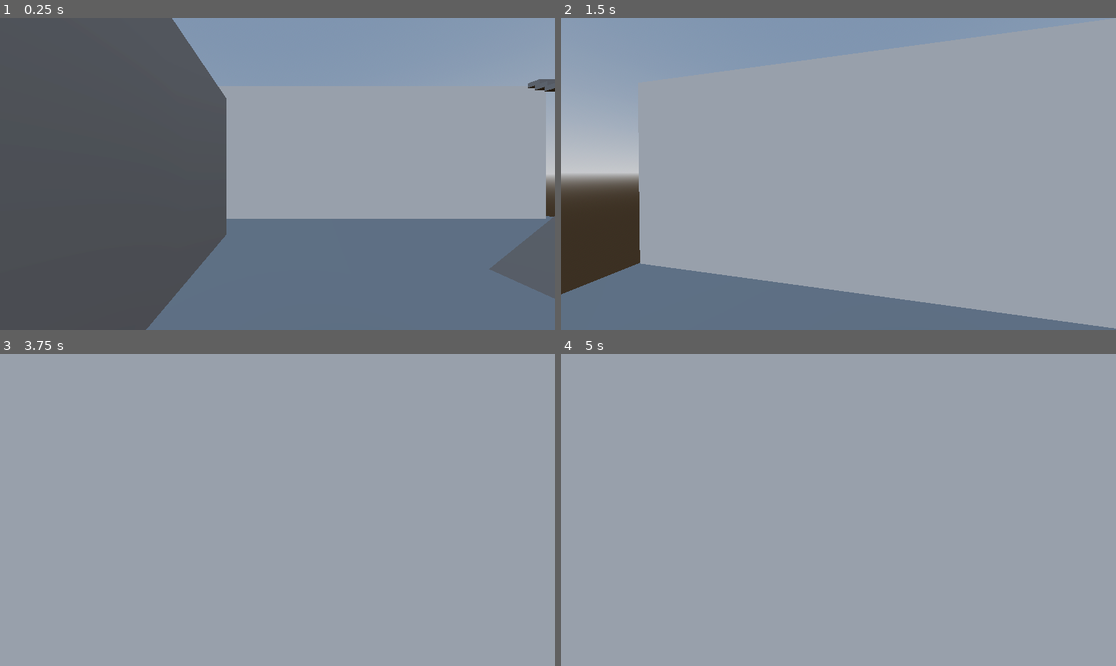
Above: before the commit, frames 1-4 (two rows, left to right).
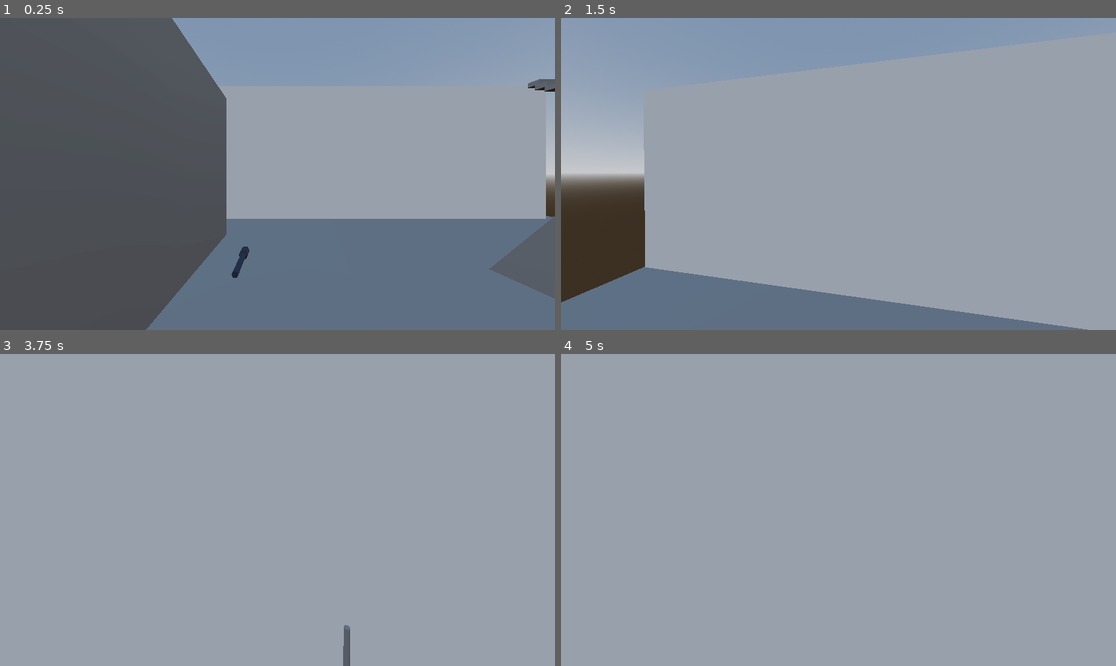
Above: after the commit, the same moments.

Repository: septabit/Stun-Zeed
Game: Godot game, scene res://Scenes/world.tscn
Same seed, same stepped clock (60 frames per second), same inputs: the game is played once before the commit and once after it.
Inputs (mouse positions are in pixels of both pictures, inside the frame that each line leads up to):
- Up to frame 1 (0.25 s): no input
- Up to frame 2 (1.5 s): tap Enter (ui_accept) at 0.5 s; move the mouse to (866, 174) at 0.52 s; press the mouse at (866, 174) at 0.53 s; hold W (Forward) from 0.53 s (still down); tap E (Pick Up) at 0.6 s; tap Space (Jump) at 0.77, 1.07 s; move the mouse to (810, 174) at 1.27 s; release the mouse at (810, 174) at 1.28 s; click (810, 174) at 1.35 s
- Up to frame 3 (3.75 s): keep holding W (Forward); tap Space (Jump) at 1.52, 1.82, 2.3, 2.85, 3.02, 3.32 s; right-click (249, 510) at 1.55 s; move the mouse to (288, 503) at 2.02 s; hold Right mouse button (SecondaryFire) 2.03-2.78 s; tap Enter (ui_accept) at 2.75, 3.5 s; move the mouse to (271, 516) at 2.77 s; click (271, 516) at 2.92 s; tap E (Pick Up) at 3.05 s; move the mouse to (316, 513) at 3.52 s; hold Ctrl (Crouch) from 3.53 s (still down)
- Up to frame 4 (5 s): keep holding W (Forward); tap Space (Jump) at 3.77, 4.07, 4.52, 4.82 s; click (877, 513) at 3.8 s; tap Enter (ui_accept) at 4.25 s; move the mouse to (794, 506) at 4.27 s; release Ctrl (Crouch) at 4.28 s; tap G (Drop) at 4.35 s; right-click (794, 506) at 4.55 s

The runs differ from the first frame. In frame 1, 0.1% of the frame differs, in the area x 41-45%, y 73-84%; in frame 2, 1.8%, in the area x 0-100%, y 8-100%; in frame 3, 0.2%; in frame 4, nothing differs.
Error before the commit: Invalid call. Nonexistent function 'removeOwnership' in base 'Nil'. (res://Scripts/entities/WeaponManager.gd:65)
Error after the commit: Invalid call. Nonexistent function 'prim_fire' in base 'Nil'. (res://Scripts/entities/WeaponManager.gd:71)

Commit message:
modified:   Objects/player_obj.tscn 	modified:   Objects/weapons/w_flashlight.gd 	modified:   Scenes/world.tscn 	modified:   Scripts/entities/WeaponManager.gd 	modified:   Scripts/playerObj.gd

Diff:
--- a/Objects/player_obj.tscn
+++ b/Objects/player_obj.tscn
@@ -17,6 +17,8 @@
 
 [node name="playerObj" type="CharacterBody3D"]
 transform = Transform3D(1, 0, 0, 0, 1, 0, 0, 0, 1, -0.0195868, 2.52214, 0.0131612)
+collision_layer = 2
+collision_mask = 3
 wall_min_slide_angle = 1.33867
 script = ExtResource("1_mipsp")
 
@@ -36,6 +38,9 @@
 target_position = Vector3(0, 0, -5)
 collision_mask = 4
 
+[node name="weaponPOS" type="Node3D" parent="playerView/playerCamera"]
+transform = Transform3D(1, 0, 0, 0, 1, 0, 0, 0, 1, 0.429619, -0.56384, -0.780245)
+
 [node name="playerTorsoModel" type="MeshInstance3D" parent="playerView"]
 
 [node name="AnimationPlayer" type="AnimationPlayer" parent="playerView/playerTorsoModel"]
@@ -43,15 +48,13 @@
 [node name="WeaponManager" type="Node3D" parent="playerView"]
 script = ExtResource("2_0bh3k")
 
-[node name="weaponPOS" type="Node3D" parent="playerView/WeaponManager"]
-transform = Transform3D(1, 0, 0, 0, 1, 0, 0, 0, 1, 0.429619, -0.56384, -0.780245)
-
 [node name="headBonker" type="RayCast3D" parent="."]
 transform = Transform3D(1, 0, 0, 0, 1, 0, 0, 0, 1, 0, 0.166374, 0)
 target_position = Vector3(0, 1, 0)
 
 [node name="floorSnapBelow" type="RayCast3D" parent="."]
-transform = Transform3D(1, 0, 0, 0, 1, 0, 0, 0, 1, 0, -0.997266, 0)
+transform = Transform3D(1, 0, 0, 0, 1, 0, 0, 0, 1, 0, -1, 0)
+visible = false
 target_position = Vector3(0, -0.5, 0)
 
 [node name="CanvasLayer" type="CanvasLayer" parent="."]
@@ -65,8 +68,7 @@
 shape = SubResource("SeparationRayShape3D_shxy6")
 
 [node name="MeshInstance3D" type="MeshInstance3D" parent="floorSeperationRayF"]
-transform = Transform3D(0.999998, -1.75261e-21, -4.9738e-14, -5.68434e-14, -4.37113e-08, -0.999998, -5.0822e-21, 0.999998, -4.37113e-08, 0, 3.57628e-07, 0.226422)
-visible = false
+transform = Transform3D(0.999998, -4.92076e-22, -4.26326e-14, -4.9738e-14, -4.37113e-08, -0.999998, -4.65868e-21, 0.999998, -4.37113e-08, 0, 2.38419e-07, 0.25011)
 mesh = SubResource("CylinderMesh_vqiyj")
 
 [node name="RayCast3D" type="RayCast3D" parent="floorSeperationRayF"]
@@ -78,8 +80,7 @@
 shape = SubResource("SeparationRayShape3D_shxy6")
 
 [node name="MeshInstance3D" type="MeshInstance3D" parent="floorSeperationRayL"]
-transform = Transform3D(0.999998, -1.75261e-21, -4.9738e-14, -5.68434e-14, -4.37113e-08, -0.999998, -5.0822e-21, 0.999998, -4.37113e-08, 0, 3.57628e-07, 0.226422)
-visible = false
+transform = Transform3D(0.999998, -4.92076e-22, -4.26326e-14, -4.9738e-14, -4.37113e-08, -0.999998, -4.65868e-21, 0.999998, -4.37113e-08, 0, 2.38419e-07, 0.25011)
 mesh = SubResource("CylinderMesh_vqiyj")
 
 [node name="RayCast3D" type="RayCast3D" parent="floorSeperationRayL"]
@@ -91,8 +92,7 @@
 shape = SubResource("SeparationRayShape3D_shxy6")
 
 [node name="MeshInstance3D" type="MeshInstance3D" parent="floorSeperationRayR"]
-transform = Transform3D(0.999998, -1.75261e-21, -4.9738e-14, -5.68434e-14, -4.37113e-08, -0.999998, -5.0822e-21, 0.999998, -4.37113e-08, 0, 3.57628e-07, 0.226422)
-visible = false
+transform = Transform3D(0.999998, -4.92076e-22, -4.26326e-14, -4.9738e-14, -4.37113e-08, -0.999998, -4.65868e-21, 0.999998, -4.37113e-08, 0, 2.38419e-07, 0.25011)
 mesh = SubResource("CylinderMesh_vqiyj")
 
 [node name="RayCast3D" type="RayCast3D" parent="floorSeperationRayR"]
--- a/Objects/weapons/w_flashlight.gd
+++ b/Objects/weapons/w_flashlight.gd
@@ -9,6 +9,7 @@
 var isHeld = false
 var itemOwner = null
 var itemSlot = null
+var itemSlotPOS = null
 
 # Called when the node enters the scene tree for the first time.
 func _ready():
@@ -20,16 +21,18 @@
 
 func updatePOS():
 	if itemOwner != null:
-		$self.position = itemOwner.weaponPOS
+		position = itemSlotPOS.global_position
+		basis = itemSlotPOS.global_basis
 
-
-func updateOwnership(player):
+func updateOwnership(player, weaponPOSNode):
 	itemOwner = player
+	itemSlotPOS = weaponPOSNode
 	isHeld = true
 
 func removeOwnership(player):
 	itemOwner = null
 	isHeld = false
+	itemSlotPOS = null
 
 # Called every frame. 'delta' is the elapsed time since the previous frame.
 func _process(delta):
--- a/Scenes/world.tscn
+++ b/Scenes/world.tscn
@@ -76,6 +76,16 @@
 [node name="CollisionShape3D" type="CollisionShape3D" parent="stage/testlevel_a/Wall2/StaticBody3D"]
 shape = SubResource("ConcavePolygonShape3D_eiqgx")
 
+[node name="Wall4" type="MeshInstance3D" parent="stage/testlevel_a"]
+transform = Transform3D(5.94879, 0, 0, 0, 2.78312, -3.48716, 0, 2.89797, 3.34899, 6.70058, -0.723386, 5.33478)
+mesh = SubResource("BoxMesh_21vbi")
+skeleton = NodePath("../../..")
+
+[node name="StaticBody3D" type="StaticBody3D" parent="stage/testlevel_a/Wall4"]
+
+[node name="CollisionShape3D" type="CollisionShape3D" parent="stage/testlevel_a/Wall4/StaticBody3D"]
+shape = SubResource("ConcavePolygonShape3D_eiqgx")
+
 [node name="Wall3" type="MeshInstance3D" parent="stage/testlevel_a"]
 transform = Transform3D(5.94879, 0, 0, 0, 4.01796, 0, 0, 0, 4.83488, -4.50379, 3.02709, -2.24394)
 mesh = SubResource("BoxMesh_21vbi")
@@ -84,6 +94,16 @@
 [node name="StaticBody3D" type="StaticBody3D" parent="stage/testlevel_a/Wall3"]
 
 [node name="CollisionShape3D" type="CollisionShape3D" parent="stage/testlevel_a/Wall3/StaticBody3D"]
+shape = SubResource("ConcavePolygonShape3D_eiqgx")
+
+[node name="Wall5" type="MeshInstance3D" parent="stage/testlevel_a"]
+transform = Transform3D(5.94879, 0, 0, 0, 4.01796, 0, 0, 0, 4.83488, -4.50379, 2.00599, 4.80287)
+mesh = SubResource("BoxMesh_21vbi")
+skeleton = NodePath("../../..")
+
+[node name="StaticBody3D" type="StaticBody3D" parent="stage/testlevel_a/Wall5"]
+
+[node name="CollisionShape3D" type="CollisionShape3D" parent="stage/testlevel_a/Wall5/StaticBody3D"]
 shape = SubResource("ConcavePolygonShape3D_eiqgx")
 
 [node name="AnimatableBody3D" type="AnimatableBody3D" parent="stage/testlevel_a"]
@@ -424,9 +444,6 @@
 [node name="objects" type="Node3D" parent="."]
 
 [node name="playerObj" parent="objects" instance=ExtResource("2_ddd3i")]
-
-[node name="w_flashlight" parent="objects" instance=ExtResource("5_hepui")]
-transform = Transform3D(4.55794, 0, 0, 0, 4.55794, 0, 0, 0, 4.55794, 4.62714, 7.36692, -3.40621)
 
 [node name="env" type="Node3D" parent="."]
 
@@ -437,3 +454,6 @@
 
 [node name="WorldEnvironment" type="WorldEnvironment" parent="env"]
 environment = SubResource("Environment_hhscg")
+
+[node name="w_flashlight" parent="." instance=ExtResource("5_hepui")]
+transform = Transform3D(1, 0, 0, 0, 1, 0, 0, 0, 1, -1.1493, 4.76837e-07, -4.81453)
--- a/Scripts/entities/WeaponManager.gd
+++ b/Scripts/entities/WeaponManager.gd
@@ -3,6 +3,7 @@
 @onready var animPlayer = $"../playerTorsoModel/AnimationPlayer"
 @onready var itemGrabber = $"../playerCamera/itemGrabber"
 @onready var lab = $"../../CanvasLayer/Label"
+@onready var weaponPOS = $"../playerCamera/weaponPOS"
 
 var currWeapon
 var currWeaponSlot = 0
@@ -58,7 +59,7 @@
 		#Checks pickup raycast, if it's there, add ownership to the item  and add to item inventory
 		var itemStore = itemGrabber.get_collider()
 		WeaponSlots[WeaponSlotsIndex[currWeaponSlot]]  = itemStore
-		itemStore.updateOwnership($self)
+		itemStore.updateOwnership($"../..", weaponPOS) #update to playerobj
 
 func drop_Item():
 	#Removes the ownership on the item, then removes the item from inventory.
@@ -67,10 +68,10 @@
 
 
 func prim_fire():
-	pass
+	WeaponSlots[WeaponSlotsIndex[currWeaponSlot]].prim_fire()
 
 func sec_fire():
-	pass
+	WeaponSlots[WeaponSlotsIndex[currWeaponSlot]].sec_fire()
 
 func prim_fire_stop():
 	pass
--- a/Scripts/playerObj.gd
+++ b/Scripts/playerObj.gd
@@ -9,13 +9,9 @@
 @onready var playerViewCamera = $playerView/playerCamera
 @onready var pcap = $CollisionShape #player capsule.
 @onready var headBonker = $headBonker
-@onready var floorSnapBelow = $floorSnapBelow
 @onready var weaponManager = $playerView/WeaponManager
 
-
 #Player States
-
-
 
 #Head States
 var legStates =  {
@@ -28,8 +24,6 @@
 	"torsoCAST":["torsoIDLE"],
 }
 
-
-
 enum {
 	legIDLE,
 	legRUN,
@@ -40,7 +34,6 @@
 	legCROUCHJUMP,
 }
 
-
 var playerTorsoState = "torsoIDLE"
 var playerLegState = legIDLE
 #======================================
@@ -48,9 +41,6 @@
 #======================================
 var playerHeight = 1.5
 var playerHeightCrouch = 0.5
-
-
-
 
 #======================================
 # Movement Variables
@@ -109,8 +99,6 @@
 		playerViewCamera.rotate_x(-event.relative.y * playerSens)
 		playerViewCamera.rotation.x = clamp(playerViewCamera.rotation.x, deg_to_rad(-80), deg_to_rad(80))
 
-
-
 func _physics_process(delta):
 
 	#Do playerchecks
@@ -130,8 +118,6 @@
 	var pos = Vector3.ZERO
 	pos.y = sin(time * bobFreq) * bobAmp
 	return pos
-
-
 
 func process_input(delta):
 	# Handle jump.
@@ -163,12 +149,10 @@
 		weaponManager.pickup_Item()
 
 	if Input.is_action_pressed("PrimaryFire"):
-		pass
-		#primary_fire()
+		weaponManager.prim_fire()
 
 	if Input.is_action_pressed("SecondaryFire"):
-		pass
-		#secondary_fire()
+		weaponManager.sec_fire()
 
 	if Input.is_action_just_pressed("Drop"):
 		weaponManager.drop_Item()
@@ -182,7 +166,6 @@
 
 	input_dir = Input.get_vector("Left", "Right", "Forward", "Backward")
 	direction = (playerView.transform.basis * Vector3(input_dir.x, 0, input_dir.y)).normalized()
-
 
 func process_movement(delta):
 	if not is_on_floor():
@@ -263,7 +246,6 @@
 
 	#weapon pickup
 
-
 func process_flags():
 	headBonk = false
 	if headBonker.is_colliding():
@@ -280,10 +262,11 @@
 func add_health(amount):
 	currHP = clamp(currHP + amount, 0, maxHP)
 
+
+#Jump Function
 var _cur_frame = 0
-@export var _jump_frame_grace = 5
+@export var _jump_frame_grace = 50
 var _last_frame_was_on_floor = -_jump_frame_grace - 1
-
 func jump():
 	#Jump is now multplied by floor normal so that the jump is directly off the plane.
 	#NOTE may want to update this to occur over a period of time (longer button press = higher jump)
@@ -295,12 +278,13 @@
 		velocity = velocity + (playerJumpVel * get_floor_normal())
 	#velocity.y = playerJumpVel
 
-#code that handles down stairs:
+#code that handles down stairs (currently sort of broken near ramps as they snap to parts of the ramp under the floor...:
 var _was_on_floor_last_frame = false
 var _snapped_to_stairs_last_frame = false
 func _snap_down_to_stairs_check():
 	var did_snap = false
-	if not is_on_floor() and velocity.y <= 0 and (_was_on_floor_last_frame or _snapped_to_stairs_last_frame) and floorSnapBelow.is_colliding():
+	$floorSnapBelow.position.y = self.global_position.y + (playerHeight/2 - pcap.shape.height) #Move the floorSnapBelow raycast w. crouch.
+	if not is_on_floor() and velocity.y <= 0 and (_was_on_floor_last_frame or _snapped_to_stairs_last_frame) and $floorSnapBelow.is_colliding():
 		var body_test_result = PhysicsTestMotionResult3D.new()
 		var params = PhysicsTestMotionParameters3D.new()
 		var max_step_down = -0.5
@@ -310,6 +294,7 @@
 			var translate_y = body_test_result.get_travel().y
 			self.position.y += translate_y
 			apply_floor_snap()
+			print("Snap!")
 			did_snap = true
 
 	_was_on_floor_last_frame = is_on_floor()
@@ -326,21 +311,30 @@
 	else:
 		_last_xz_vel = xz_vel
 
+
+		#This code rotates the step up detectors around the character so that you can walk up steps
+	#no matter the direction. There are three of the nodes so that it can detect walking diagonal up stairs.
 	var xz_f_ray_pos = xz_vel.normalized() * initial_seperation_ray_dist
 	$floorSeperationRayF.global_position.x = self.global_position.x + xz_f_ray_pos.x
 	$floorSeperationRayF.global_position.z = self.global_position.z + xz_f_ray_pos.z
+	$floorSeperationRayF.global_position.y = self.global_position.y + (playerHeight/2 - pcap.shape.height)
 
 	var xz_l_ray_pos = xz_f_ray_pos.rotated(Vector3(0,1.0,0), deg_to_rad(-50))
 	$floorSeperationRayL.global_position.x = self.global_position.x + xz_l_ray_pos.x
 	$floorSeperationRayL.global_position.z = self.global_position.z + xz_l_ray_pos.z
+	$floorSeperationRayL.global_position.y = self.global_position.y + (playerHeight/2 - pcap.shape.height)
 
 	var xz_r_ray_pos = xz_f_ray_pos.rotated(Vector3(0,1.0,0), deg_to_rad(50))
 	$floorSeperationRayR.global_position.x = self.global_position.x + xz_r_ray_pos.x
 	$floorSeperationRayR.global_position.z = self.global_position.z + xz_r_ray_pos.z
+	$floorSeperationRayR.global_position.y = self.global_position.y + (playerHeight/2 - pcap.shape.height)
+
 
 	$floorSeperationRayF/RayCast3D.force_raycast_update()
 	$floorSeperationRayR/RayCast3D.force_raycast_update()
 	$floorSeperationRayL/RayCast3D.force_raycast_update()
+
+	#This code determines whether the slope is too steep.
 	var max_slope_ang_dot = Vector3(0, 1, 0).rotated(Vector3(1.0, 0, 0), self.floor_max_angle).dot(Vector3(0,1,0))
 	var any_too_steep = false
 	if $floorSeperationRayF/RayCast3D.is_colliding() and $floorSeperationRayF/RayCast3D.get_collision_normal().dot(Vector3(0,1,0)) < max_slope_ang_dot:
@@ -350,6 +344,15 @@
 	if $floorSeperationRayR/RayCast3D.is_colliding() and $floorSeperationRayR/RayCast3D.get_collision_normal().dot(Vector3(0,1,0)) < max_slope_ang_dot:
 		any_too_steep = true
 
+	print("focal dot is: " + str($floorSeperationRayF/RayCast3D.get_collision_normal().dot(Vector3(0,1,0))))
+
+	if !is_on_floor():
+		any_too_steep = 1
+
+
+	#This stops any of the step up/step down if the slope is too steep.
 	$floorSeperationRayF.disabled = any_too_steep
 	$floorSeperationRayL.disabled = any_too_steep
 	$floorSeperationRayR.disabled = any_too_steep
+
+	$floorSnapBelow.enabled = !any_too_steep
